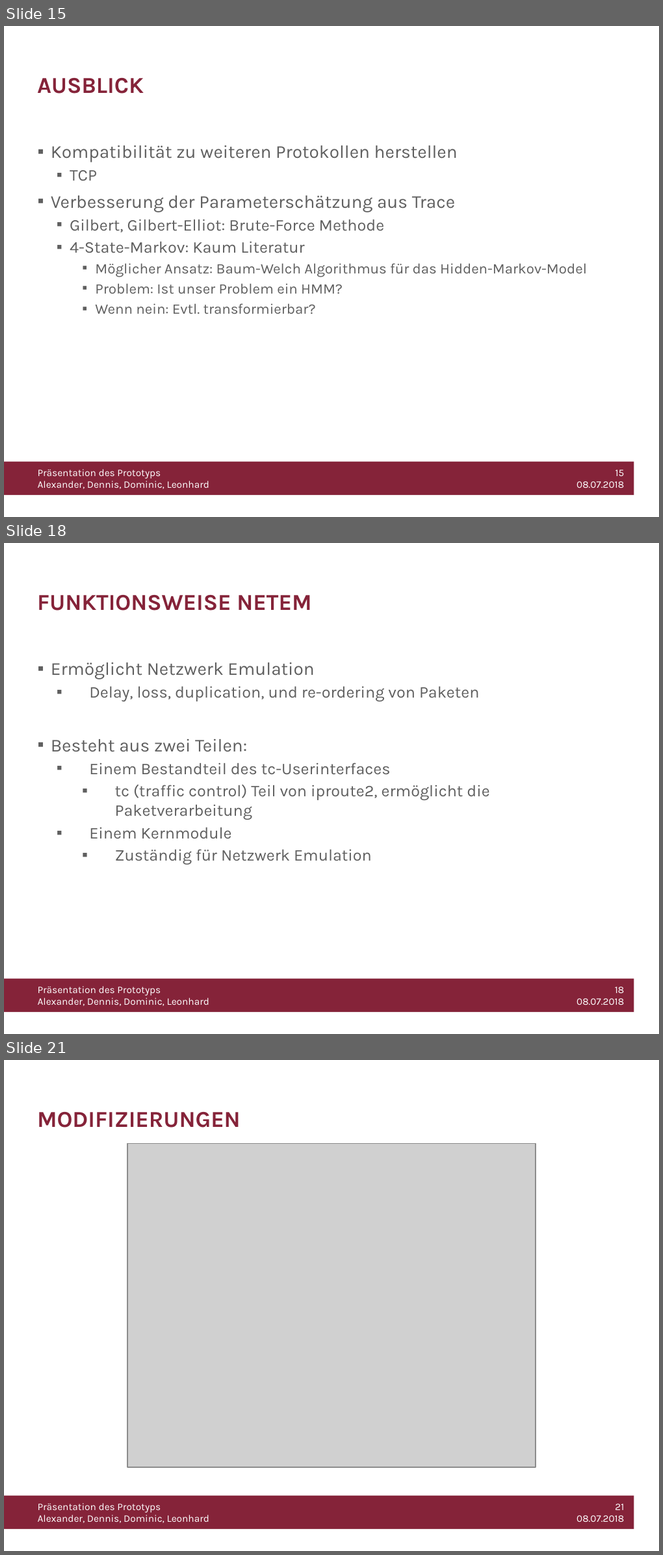
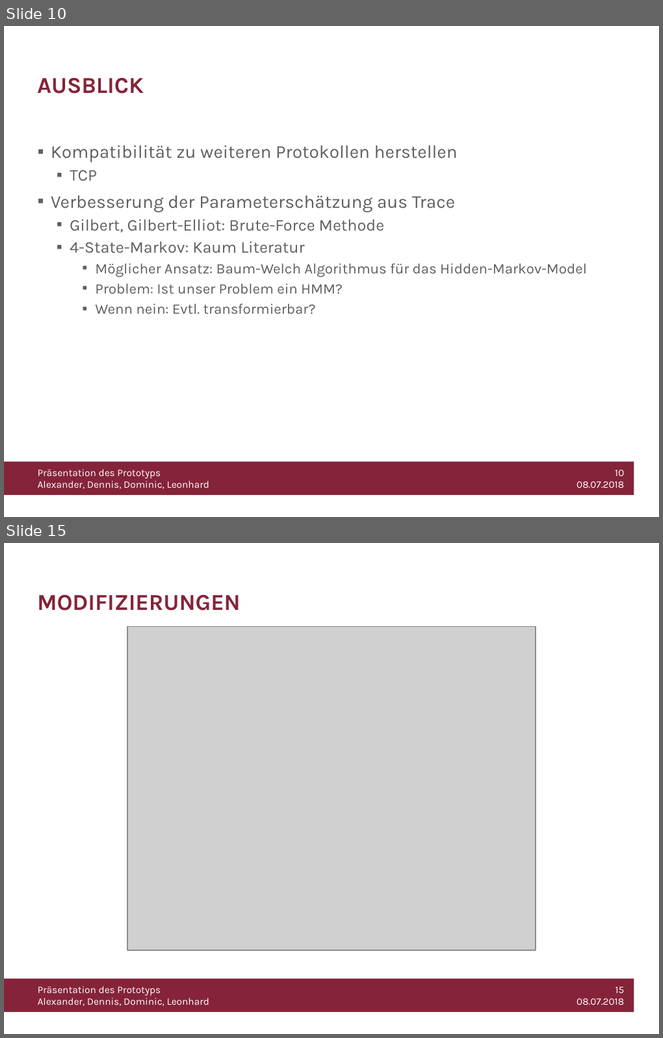
Before and after one commit to WiLEProjekt/Prototyp, a slide deck: Prototyp_Präsentation.pptx. Shown one above the other, each under a label of ours: slides 15, 18 and 21 before the commit, slides 10 and 15 after it; the slides between them are not shown. The pictures are 663x1555 and 663x1038 pixels, drawn with LibreOffice and Linux fonts; fonts in the diff are those of the drawing; grey boxes stand for pictures; background and template pictures are left out. Boxes give left, top, right and bottom in pixels: in the first picture for what was removed or moved away, otherwise in the second. Text is boxed around its words. In the diff, an @@ line names an element or a change of style, - is before the commit and + after.

```diff
--- a/Prototyp_Präsentation.pptx
+++ b/Prototyp_Präsentation.pptx
@@ slide 18 removed at (x1=4, y1=543, x2=659, y2=1034), background #FFFFFF; not listed: 3 template elements that a slide beside it also shows @@
@@ title removed at (x1=37, y1=595, x2=311, y2=611) @@
-FUNKTIONSWEISE NETEM
@@ text removed at (x1=51, y1=663, x2=490, y2=865) @@
-▪ Ermöglicht Netzwerk Emulation
-  ▪ Delay, loss, duplication, und re-ordering von Paketen
-▪ Besteht aus zwei Teilen:
-  ▪ Einem Bestandteil des tc-Userinterfaces
-    ▪ tc (traffic control) Teil von iproute2, ermöglicht die Paketverarbeitung
-  ▪ Einem Kernmodule
-    ▪ Zuständig für Netzwerk Emulation
@@ what was slide 15 is now slide 10 @@
@@ text at (x1=577, y1=470, x2=624, y2=488): text changed @@
-15
-08.07.2018
+10
+08.07.2018
@@ what was slide 21 is now slide 15 @@
@@ text at (x1=577, y1=987, x2=625, y2=1005): text changed @@
-21
-08.07.2018
+15
+08.07.2018
```
Also in this commit, not shown: 4 slides changed, 8 slides added, 7 other slides removed, 1 other file.
